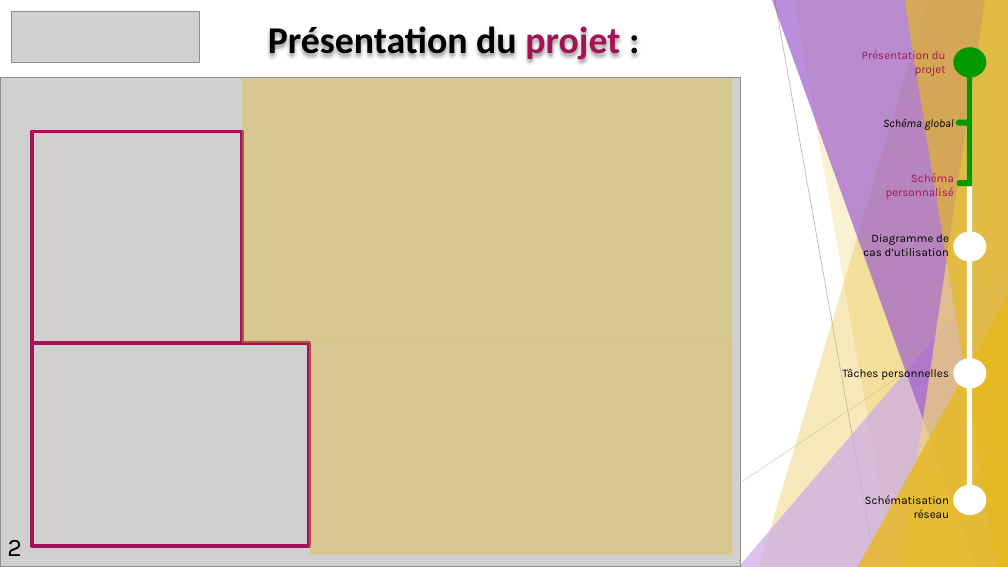
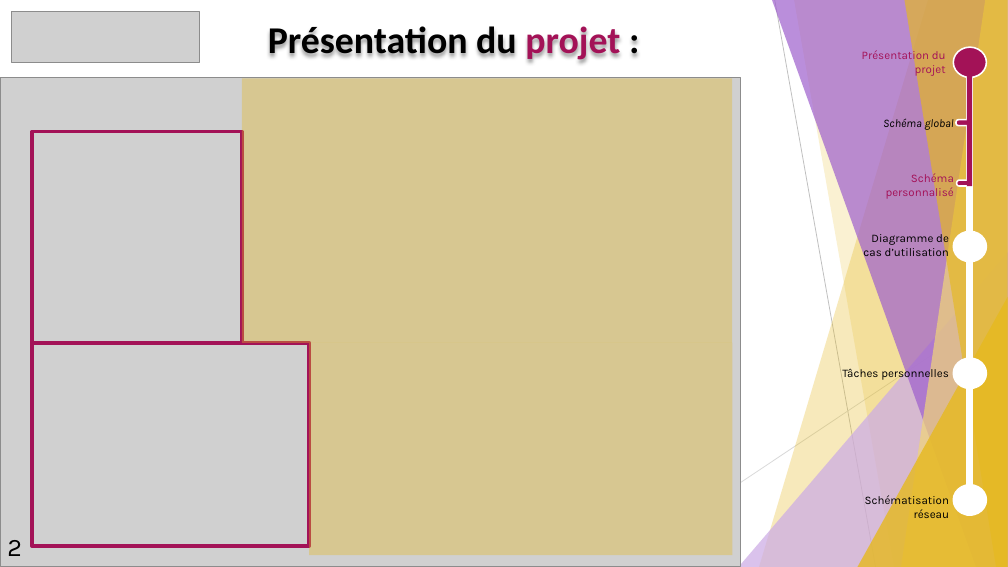
Before and after one commit to GuiguiMvn/Systeme-Escape-Game-Telethon, a slide deck: slide 4 of Nathan/Compte-rendus/REVUE-R1-GUIGAND-SFL6.pptx. Drawn at 1008x567 pixels with LibreOffice and Linux fonts; fonts in the diff are those of the drawing; grey boxes stand for pictures. Boxes give left, top, right and bottom in pixels: in the first picture for what was removed or moved away, otherwise in the second. Text is boxed around its words. In the diff, an @@ line names an element or a change of style, - is before the commit and + after.

```diff
--- a/Nathan/Compte-rendus/REVUE-R1-GUIGAND-SFL6.pptx
+++ b/Nathan/Compte-rendus/REVUE-R1-GUIGAND-SFL6.pptx
@@ rectangle at (967, 52, 972, 187): fill #009900 to #A31257 @@
@@ rectangle at (967, 55, 972, 515): outline none to #FFFFFF 1.5 pt @@
@@ fill #009900 to #A31257; outline none to #FFFFFF 1.5 pt in 3 elements at (954, 47, 987, 77), (956, 119, 972, 126), (957, 180, 972, 186) @@
```
Also in this commit, not shown: 5 other slides changed, 1 other file.
